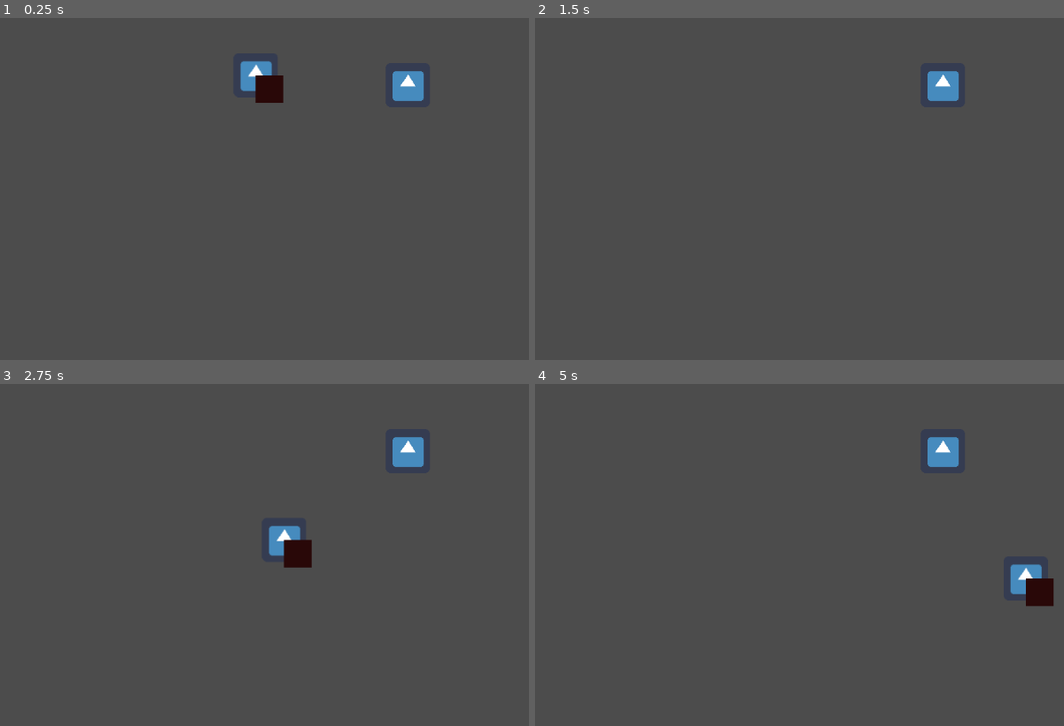
Above: before the commit, frames 1-4 (two rows, left to right).
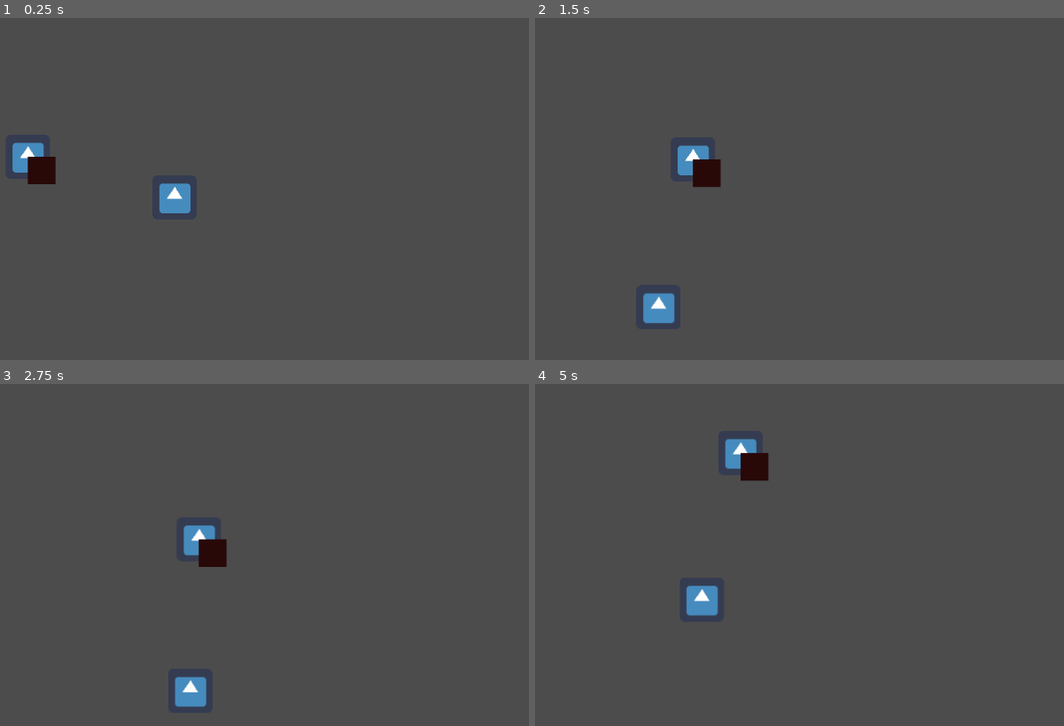
Above: after the commit, the same moments.

Repository: GalGR/GGJ-2024
Game: Godot game, scene res://PlayScene.tscn
Same seed, same stepped clock (60 frames per second), same inputs: the game is played once before the commit and once after it. The engine's default icon, where the game draws it, is replaced by a stand-in: a white triangle on a blue panel in a dark square.
Inputs:
- Up to frame 1 (0.25 s): no input
- Up to frame 2 (1.5 s): tap Space (anchor_action, bound only after the commit) at 0.6, 1.35 s; hold A (left, bound only after the commit) from 1.28 s (still down)
- Up to frame 3 (2.75 s): release A (left, bound only after the commit) at 2.03 s; tap Space (anchor_action, bound only after the commit) at 2.1 s
- Up to frame 4 (5 s): tap Space (anchor_action, bound only after the commit) at 2.85, 3.6, 4.35 s; hold A (left, bound only after the commit) from 3.53 s (still down)

The runs differ from the first frame. In frame 1, 2.6% of the frame differs, in the area x 2-81%, y 12-58%; in frame 2, 1.9%; in frame 3, 2.7%; in frame 4, 2.7%, in the area x 28-98%, y 15-68%.

Commit message:
First mechanic here

Diff:
--- a/Game/Ball.gd
+++ b/Game/Ball.gd
@@ -1,6 +1,6 @@
 extends Position2D
 
-export (NodePath) var pivot_node:NodePath				 				#point the pendulum rotates around
+
 var pivot_point
 var start_position: = Vector2() 		#pendulum itself
 var arm_length:float
@@ -12,17 +12,22 @@
 var angular_velocity = 0.0
 var angular_acceleration = 0.0
 
+var ball_active : bool = false
+
 func _ready()->void:
-	set_start_position(global_position)
+	start_position = global_position
 
-func set_start_position(start_pos:Vector2):
-	#get_node("Sprite").modulate = 2;
-	start_position = start_pos
-	pivot_point = (get_node(pivot_node) as Node2D).position
-	arm_length = Vector2.ZERO.distance_to(start_position-pivot_point)
+func init_anchor(pivot_node:Node2D):
+	start_position = global_position
+	#point the pendulum rotates around
+	pivot_point = pivot_node.position
+	arm_length = Vector2.ZERO.distance_to(start_position - pivot_point)
 	angle = -Vector2.DOWN.angle_to(start_position - pivot_point)
 	angular_velocity = 0.0
 	angular_acceleration = 0.0
+
+func set_active(active:bool):
+	ball_active = active
 
 func process_velocity(delta:float)->void:
 	angular_acceleration = ((-gravity*delta) / arm_length) *sin(angle)	#Calculate acceleration (see: http://www.myphysicslab.com/pendulum1.html)
@@ -37,10 +42,11 @@
 	angular_velocity += force
 
 func _physics_process(delta)->void:
-	game_input()											#example of in game swing kick
+	game_input()
 
-	process_velocity(delta)
-	update()												#draw
+	if ball_active:
+		process_velocity(delta)
+	update()
 
 func game_input()->void:
 	var dir:float = 0
--- /dev/null
+++ b/Game/Camera.gd
@@ -0,0 +1,4 @@
+extends Camera2D
+
+func _ready():
+	make_current()
--- a/Game/PlayScene.tscn
+++ b/Game/PlayScene.tscn
@@ -1,7 +1,9 @@
-[gd_scene load_steps=3 format=2]
+[gd_scene load_steps=5 format=2]
 
 [ext_resource path="res://icon.png" type="Texture" id=1]
 [ext_resource path="res://Ball.gd" type="Script" id=2]
+[ext_resource path="res://PlayerController.gd" type="Script" id=3]
+[ext_resource path="res://Camera.gd" type="Script" id=4]
 
 [node name="Node2D" type="Node2D"]
 
@@ -10,7 +12,6 @@
 [node name="Ball1" type="Position2D" parent="."]
 position = Vector2( 637, 78 )
 script = ExtResource( 2 )
-pivot_node = NodePath("../Ball2")
 
 [node name="Sprite" type="Sprite" parent="Ball1"]
 texture = ExtResource( 1 )
@@ -22,6 +23,17 @@
 
 [node name="Ball2" type="Position2D" parent="."]
 position = Vector2( 849, 137 )
+script = ExtResource( 2 )
 
 [node name="Sprite" type="Sprite" parent="Ball2"]
 texture = ExtResource( 1 )
+
+[node name="PlayerController" type="Node" parent="."]
+script = ExtResource( 3 )
+ball1 = NodePath("../Ball1")
+ball2 = NodePath("../Ball2")
+cameraNode = NodePath("../Camera2D")
+
+[node name="Camera2D" type="Camera2D" parent="."]
+smoothing_speed = 2.0
+script = ExtResource( 4 )
--- /dev/null
+++ b/Game/PlayerController.gd
@@ -0,0 +1,43 @@
+extends Node
+
+export (NodePath) var ball1:NodePath
+export (NodePath) var ball2:NodePath
+export (NodePath) var cameraNode:NodePath
+
+var ballNode1 : Node2D
+var ballNode2 : Node2D
+var camera : Camera2D
+
+var activeBall : Node2D
+var anchoredBall : Node2D
+
+func _ready():
+	ballNode1 = (get_node(ball1) as Node2D)
+	ballNode2 = (get_node(ball2) as Node2D)
+	activeBall = ballNode1
+	anchoredBall = ballNode2
+	camera = (get_node(cameraNode) as Camera2D)
+	camera.position = anchoredBall.position
+	# Don't enable smoothing in the editor so we can jump immediately to the position on start
+	camera.smoothing_enabled = true
+
+func _process(delta):
+	game_input()
+	camera.position = anchoredBall.position
+
+func game_input()->void:
+	var dir:float = 0
+	if Input.is_action_just_pressed("anchor_action"):
+		switch_balls()
+
+func switch_balls()->void:
+	if activeBall == ballNode1:
+		anchoredBall = ballNode1
+		activeBall = ballNode2
+	else:
+		anchoredBall = ballNode2
+		activeBall = ballNode1
+
+	anchoredBall.set_active(false)
+	activeBall.set_active(true)
+	activeBall.init_anchor(anchoredBall)
--- a/Game/project.godot
+++ b/Game/project.godot
@@ -22,12 +22,24 @@
 
 right={
 "deadzone": 0.5,
-"events": [ Object(InputEventKey,"resource_local_to_scene":false,"resource_name":"","device":0,"alt":false,"shift":false,"control":false,"meta":false,"command":false,"pressed":false,"scancode":0,"physical_scancode":65,"unicode":0,"echo":false,"script":null)
+"events": [ Object(InputEventKey,"resource_local_to_scene":false,"resource_name":"","device":0,"alt":false,"shift":false,"control":false,"meta":false,"command":false,"pressed":false,"scancode":68,"physical_scancode":0,"unicode":0,"echo":false,"script":null)
+, Object(InputEventKey,"resource_local_to_scene":false,"resource_name":"","device":0,"alt":false,"shift":false,"control":false,"meta":false,"command":false,"pressed":false,"scancode":16777233,"physical_scancode":0,"unicode":0,"echo":false,"script":null)
  ]
 }
 left={
 "deadzone": 0.5,
-"events": [ Object(InputEventKey,"resource_local_to_scene":false,"resource_name":"","device":0,"alt":false,"shift":false,"control":false,"meta":false,"command":false,"pressed":false,"scancode":0,"physical_scancode":68,"unicode":0,"echo":false,"script":null)
+"events": [ Object(InputEventKey,"resource_local_to_scene":false,"resource_name":"","device":0,"alt":false,"shift":false,"control":false,"meta":false,"command":false,"pressed":false,"scancode":65,"physical_scancode":0,"unicode":0,"echo":false,"script":null)
+, Object(InputEventKey,"resource_local_to_scene":false,"resource_name":"","device":0,"alt":false,"shift":false,"control":false,"meta":false,"command":false,"pressed":false,"scancode":16777231,"physical_scancode":0,"unicode":0,"echo":false,"script":null)
+ ]
+}
+anchor_action={
+"deadzone": 0.5,
+"events": [ Object(InputEventKey,"resource_local_to_scene":false,"resource_name":"","device":0,"alt":false,"shift":false,"control":false,"meta":false,"command":false,"pressed":false,"scancode":32,"physical_scancode":0,"unicode":0,"echo":false,"script":null)
+ ]
+}
+speed_action={
+"deadzone": 0.5,
+"events": [ Object(InputEventKey,"resource_local_to_scene":false,"resource_name":"","device":0,"alt":false,"shift":false,"control":false,"meta":false,"command":false,"pressed":false,"scancode":16777238,"physical_scancode":0,"unicode":0,"echo":false,"script":null)
  ]
 }
 
